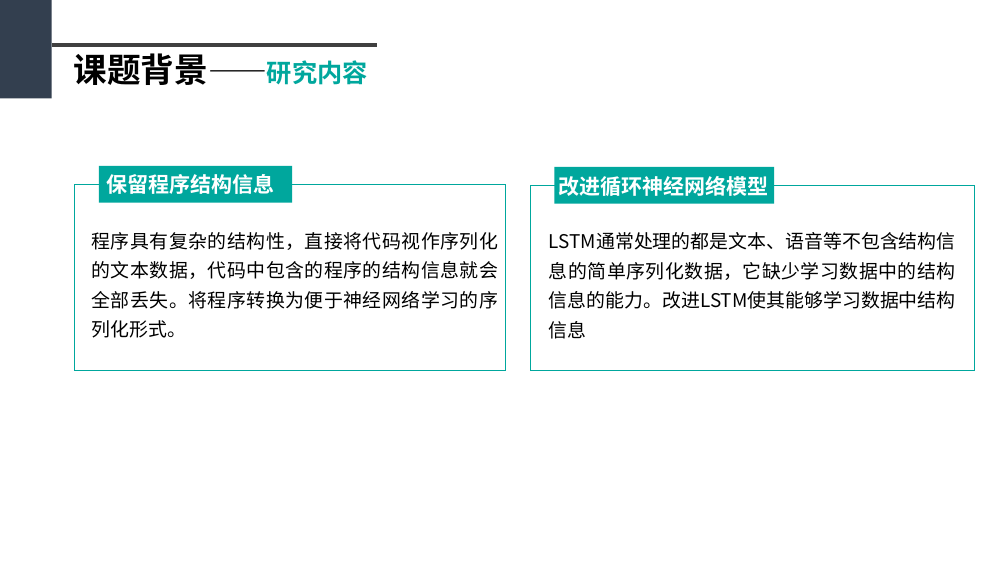
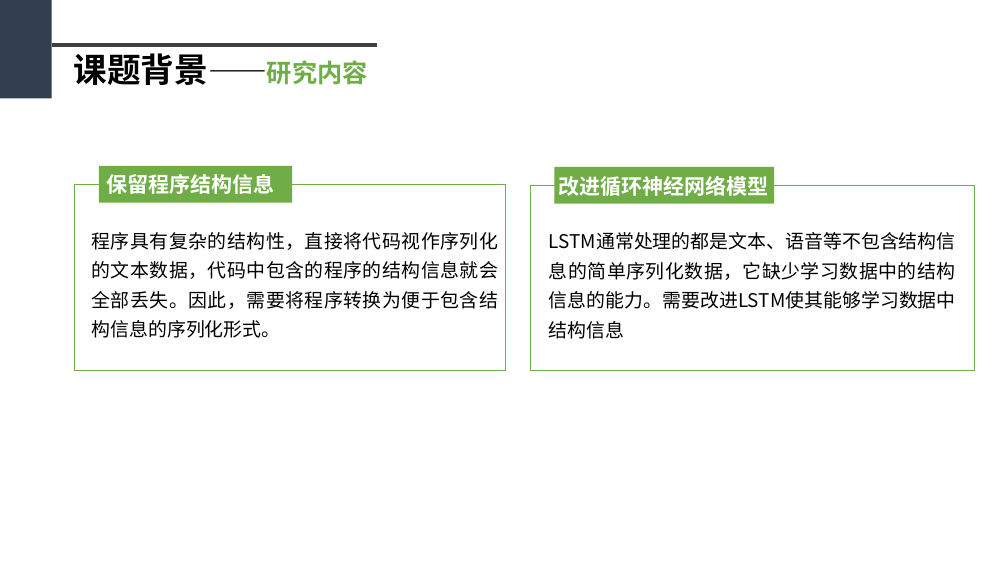
Before and after one commit to sfzhou5678/lstm, a slide deck: slide 6 of 毕业答辩PPT初稿1.pptx. Drawn at 1008x567 pixels with LibreOffice and Linux fonts; fonts in the diff are those of the drawing. Boxes give left, top, right and bottom in pixels: in the first picture for what was removed or moved away, otherwise in the second. Text is boxed around its words. In the diff, an @@ line names an element or a change of style, - is before the commit and + after.

```diff
--- a/毕业答辩PPT初稿1.pptx
+++ b/毕业答辩PPT初稿1.pptx
@@ text "课题背景——研究内容" at bbox=[74, 53, 368, 85]: text colour #00A79D to #70AD47 in "课题背景——研究内容" @@
@@ rectangle at bbox=[99, 166, 293, 203]: fill #00A79D to #70AD47 @@
@@ rectangle at bbox=[554, 167, 774, 204]: fill #00A79D to #70AD47 @@
@@ rectangle at bbox=[75, 185, 506, 371]: outline #00A79D 1 pt to #70AD47 1 pt @@
@@ rectangle at bbox=[530, 185, 975, 371]: outline #00A79D 1 pt to #70AD47 1 pt @@
@@ text at bbox=[92, 232, 499, 338]: text changed @@
-程序具有复杂的结构性，直接将代码视作序列化的文本数据，代码中包含的程序的结构信息就会全部丢失。将程序转换为便于神经网络学习的序列化形式。
+程序具有复杂的结构性，直接将代码视作序列化的文本数据，代码中包含的程序的结构信息就会全部丢失。因此，需要将程序转换为便于包含结构信息的序列化形式。
@@ text at bbox=[549, 232, 956, 309]: text changed @@
-LSTM通常处理的都是文本、语音等不包含结构信息的简单序列化数据，它缺少学习数据中的结构信息的能力。改进LSTM使其能够学习数据中结构信息
+LSTM通常处理的都是文本、语音等不包含结构信息的简单序列化数据，它缺少学习数据中的结构信息的能力。需要改进LSTM使其能够学习数据中结构信息
```
Also in this commit, not shown: 12 other slides changed, 1 slide added, 4 other files.
